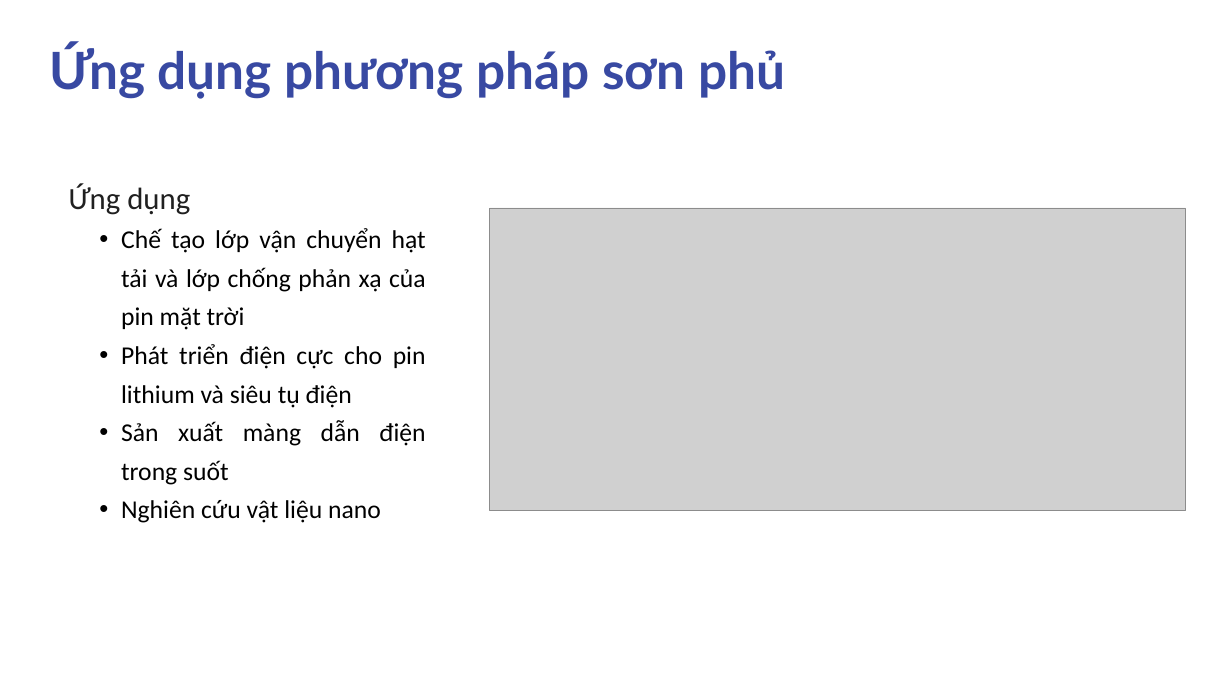
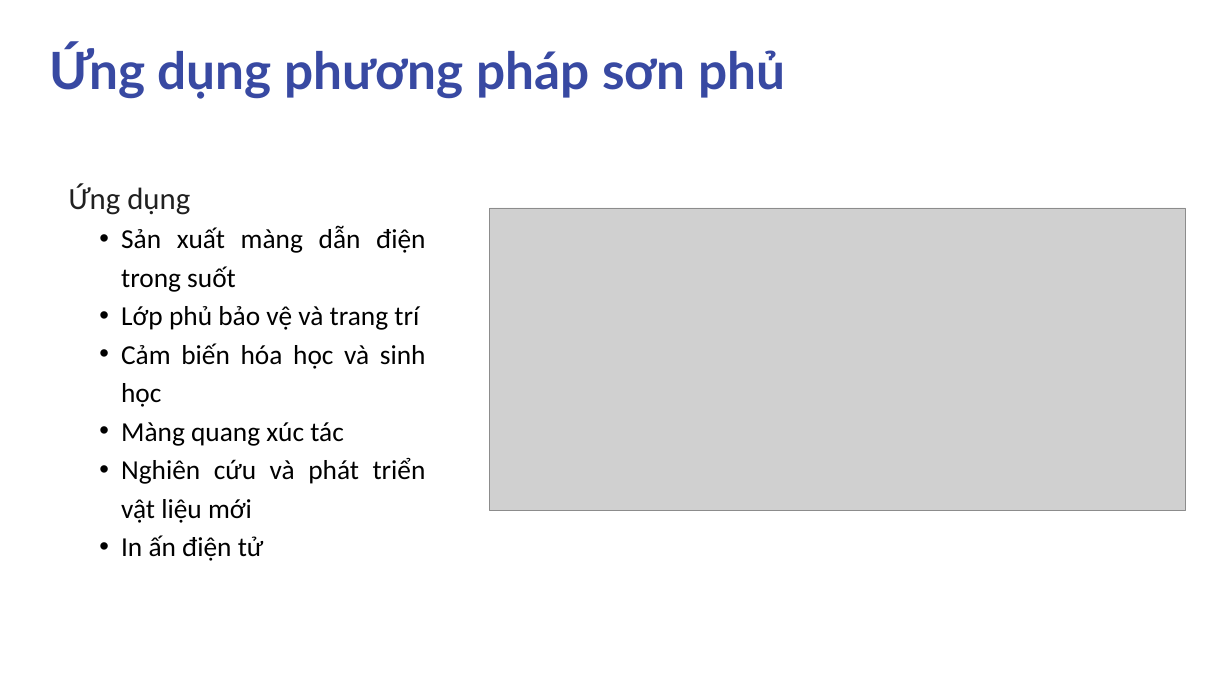
Before and after one commit to sptjerry19/bladecoating, a slide deck: slide 6 of reports/slide/Thiet-ke-Che-tao-May-Trang-Phu-Mang-Mong-ung-dung-trong-linh-kien-chuyen-doi-djien-nang-24032025.pptx. Drawn at 1232x693 pixels with LibreOffice and Linux fonts; fonts in the diff are those of the drawing; grey boxes stand for pictures. Boxes give left, top, right and bottom in pixels: in the first picture for what was removed or moved away, otherwise in the second. Text is boxed around its words. In the diff, an @@ line names an element or a change of style, - is before the commit and + after.

```diff
--- a/reports/slide/Thiet-ke-Che-tao-May-Trang-Phu-Mang-Mong-ung-dung-trong-linh-kien-chuyen-doi-djien-nang-24032025.pptx
+++ b/reports/slide/Thiet-ke-Che-tao-May-Trang-Phu-Mang-Mong-ung-dung-trong-linh-kien-chuyen-doi-djien-nang-24032025.pptx
@@ text at (121, 228, 426, 408): paragraphs removed @@
-    • Chế tạo lớp vận chuyển hạt tải và lớp chống phản xạ của pin mặt trời
-    • Phát triển điện cực cho pin lithium và siêu tụ điện
@@ text at (121, 226, 425, 292): size 30 to 32 pt in "Sản xuất màng dẫn điện trong suốt" @@
@@ text at (121, 306, 426, 561): text changed; size 30 to 32 pt @@
-    • Nghiên cứu vật liệu nano
+    • Lớp phủ bảo vệ và trang trí
+    • Cảm biến hóa học và sinh học
+    • Màng quang xúc tác
+    • Nghiên cứu và phát triển vật liệu mới
+    • In ấn điện tử
```
Also in this commit, not shown: 3 other slides changed, 2 other files.
